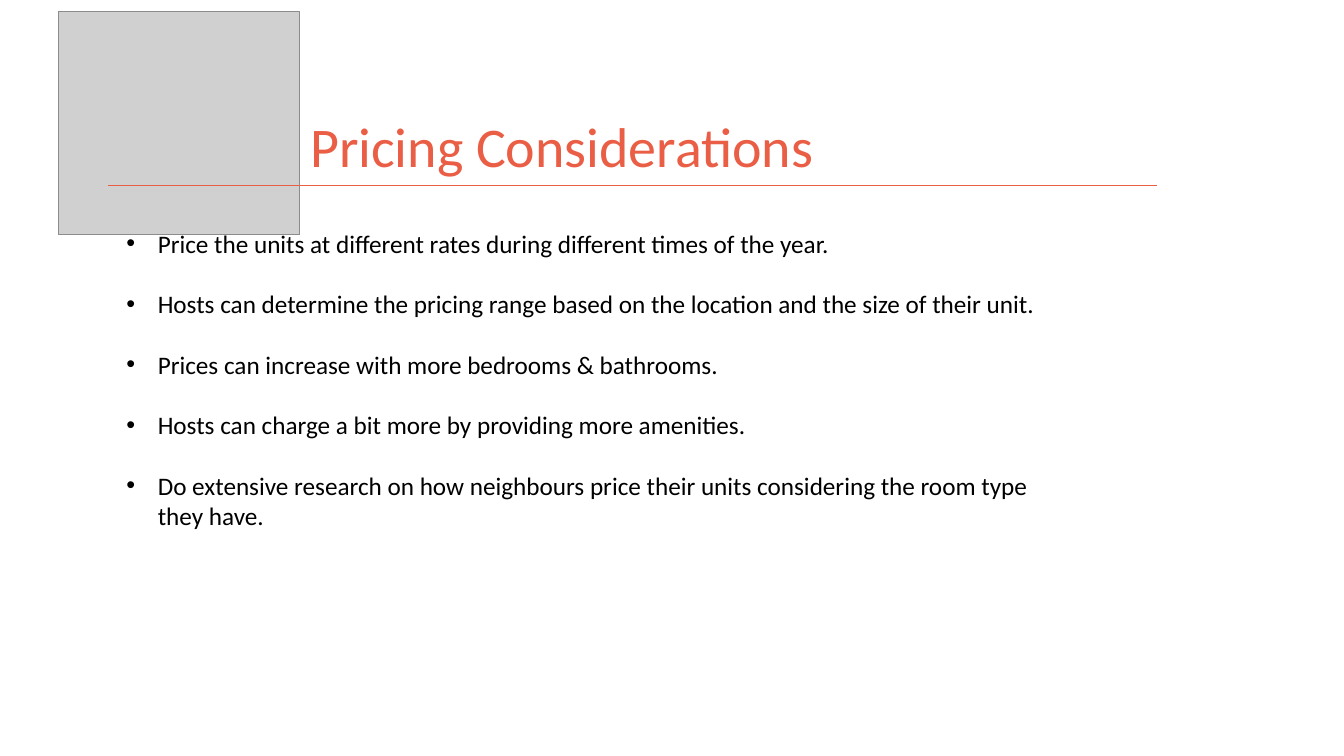
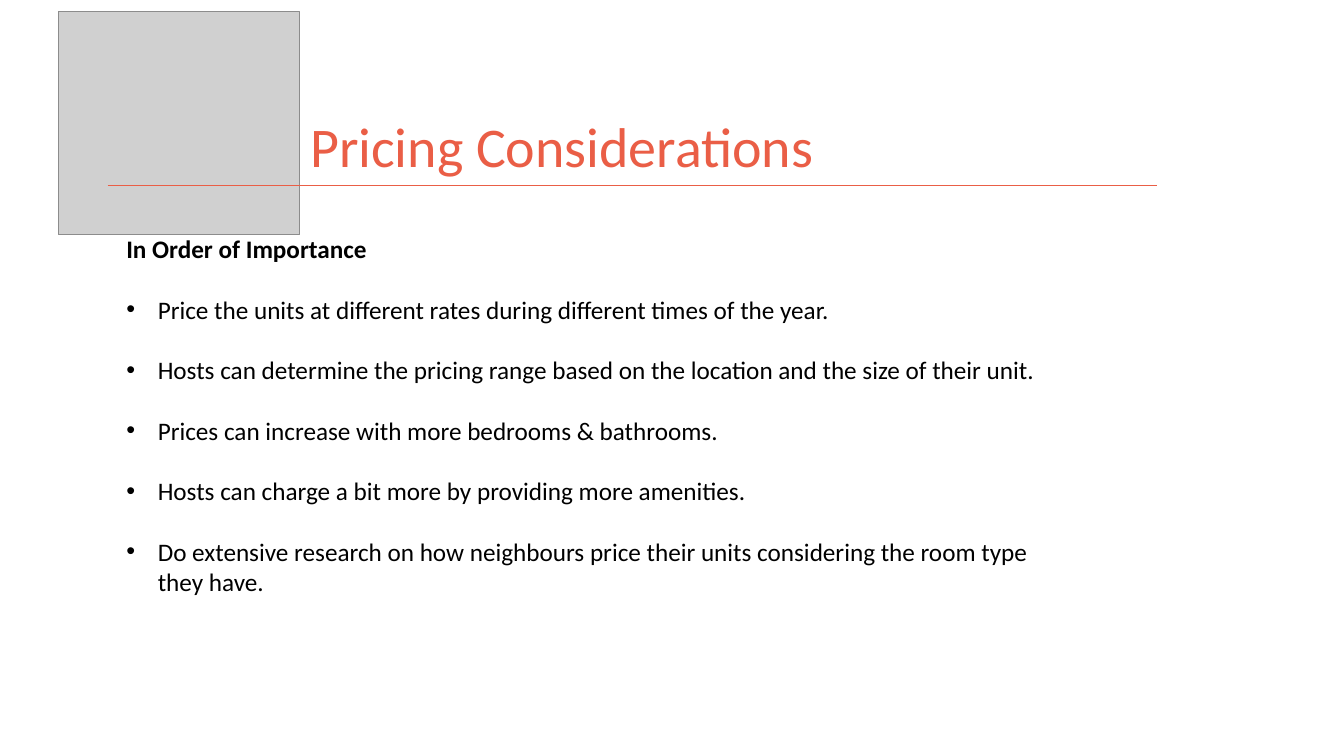
Before and after one commit to kman4/AirbnbPredictions, a slide deck: slide 22 of Airbnb Price Predictions (Model).pptx. Drawn at 1344x756 pixels with LibreOffice and Linux fonts; fonts in the diff are those of the drawing; grey boxes stand for pictures. Boxes give left, top, right and bottom in pixels: in the first picture for what was removed or moved away, otherwise in the second. Text is boxed around its words. In the diff, an @@ line names an element or a change of style, - is before the commit and + after.

```diff
--- a/Airbnb Price Predictions (Model).pptx
+++ b/Airbnb Price Predictions (Model).pptx
@@ text "In Order of Importance": place and size @@
-text "In Order of Importance" at (158,232,1034,529)
+text "In Order of Importance" at (126,240,1034,595)
@@ text at (126,240,367,262): paragraph added @@
+In Order of Importance
```
Also in this commit, not shown: 5 other slides changed, 1 slide added, 1 slide removed.
